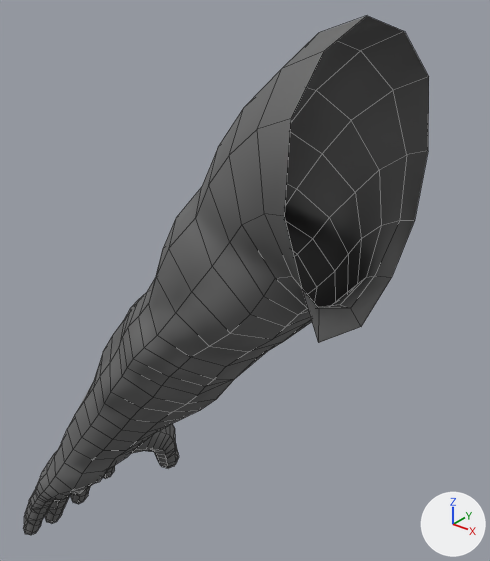
One commit to the FBX model Assets/3Dmodels/3Dmodels_Bodies/3Dmodels_Bodies_Humans/3Dmodels_Bodies_Human_Males/3Dmodel_Body_Human_Male_Strong/3Dmodel_Body_Human_Male_Strong_ArmLeft.fbx: the scene before it, then after it.
One viewpoint serves both versions: a camera (50 mm lens) standing at (0.007, -0.453, 1.571) and looking at (-0.409, 0.066, 1.25). The axes (+X, +Y, +Z) are drawn at lower right. The lights are the same throughout. The picture after the commit comes second. Mesh edges are drawn as thin lines. Where no turn or scale is listed for an object, it has been applied to the vertices.

In view in the first picture: 'Body_Human_Male_Strong_ArmLeft'.
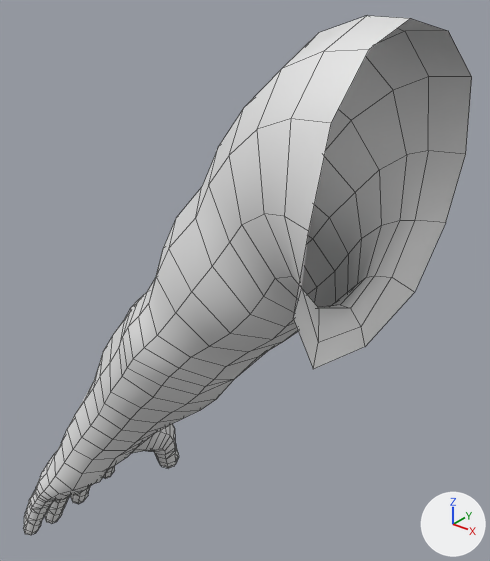
The change, as a diff of the scene's bpy script:
```diff
--- a/Assets/3Dmodels/3Dmodels_Bodies/3Dmodels_Bodies_Humans/3Dmodels_Bodies_Human_Males/3Dmodel_Body_Human_Male_Strong/3Dmodel_Body_Human_Male_Strong_ArmLeft.fbx.py
+++ b/Assets/3Dmodels/3Dmodels_Bodies/3Dmodels_Bodies_Humans/3Dmodels_Bodies_Human_Males/3Dmodel_Body_Human_Male_Strong/3Dmodel_Body_Human_Male_Strong_ArmLeft.fbx.py
@@ me_body_human_male_strong_armleft @@
 # used by ob_body_human_male_strong_armleft; location = (0.0, 0.0, 0.0)
-me_body_human_male_strong_armleft.from_pydata(...)  # 741 vertices, 766 faces; spans x -0.683..-0.227, y -0.112..0.111, z 0.829..1.532
+me_body_human_male_strong_armleft.from_pydata(...)  # 753 vertices, 778 faces; spans x -0.683..-0.202, y -0.12..0.111, z 0.829..1.532
+# me_body_human_male_strong_armleft part 1
+# 12 vertices are added at x -0.23..-0.202, y -0.12..0.11, z 1.272..1.532
+# 12 new faces join them
+# me_body_human_male_strong_armleft part 2: 766 faces spanning x -0.683..-0.227, y -0.112..0.111, z 0.829..1.532 switch from mat_material_body_human_male_strong to no material
```

Location of each change, (x1, y1, x2, y2) in pixels of the pictures (490 x 561 px):
'Body_Human_Male_Strong_ArmLeft', reshaped (11% wider): before (23, 16, 429, 535); after (23, 16, 472, 535)
part 1 of me_body_human_male_strong_armleft, added: after (284, 16, 472, 369)
part 2 of me_body_human_male_strong_armleft, recoloured (grey to white): (23, 16, 429, 535) in both
